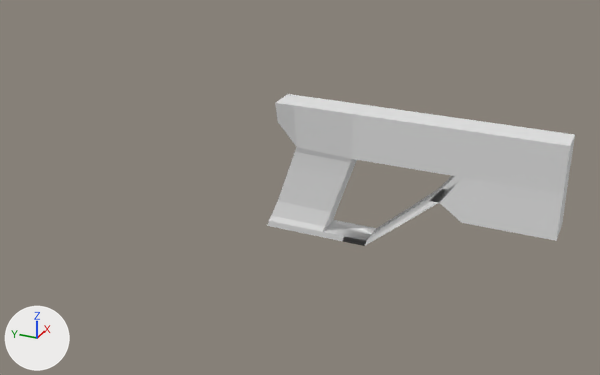
Renders of the FBX model Assets/Models/Player/blaster.fbx from each side of a commit.
The view is the same before and after, from a camera (50 mm lens) standing at (-0.896, -2.175, 1.277) and looking at (0.526, -1.536, 0.566). Arrows for +X, +Y and +Z are at lower left; the lights stay in place.
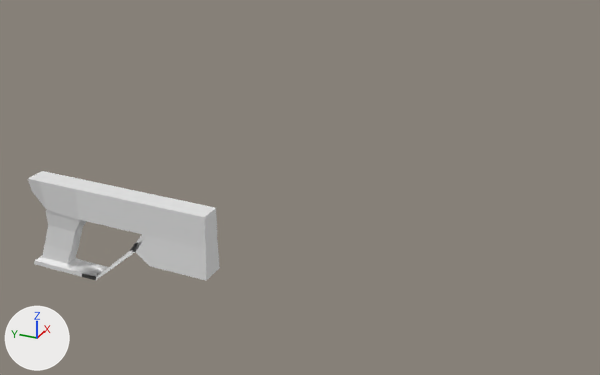
Boxes (x1, y1, x2, y2) around the edits, measured in the pictures (600 x 375 px; the box of a moved part takes in the faces that stretch with it):
'Cube', reshaped, moved, turned
    before: (267, 94, 575, 246)
    after: (28, 171, 220, 280)
part 1 of me_cube_005, moved or reshaped
    before: (269, 152, 357, 232)
    after: (35, 213, 86, 270)

Edits to the bpy script that builds the scene:
```text
Change me_cube_005:
    where me_cube_005.from_pydata(...)  # 68 vertices, 70 faces; spans x -3.1..3.1, y -8.8..15.5, z -9.3..42.1
    used by ob_cube; location = (0.362, -1.647, 0.659); rotation_euler = (1.571, 0.0, 0.0), in degrees (90, 0, 0); scale = (0.01, 0.01, 0.01)
    me_cube_005 part 1
    me_cube_005.vertices[48].co: (-1.4, -3.9, -7.6) -> (-1.1, -3.1, -6.2)  # pixel (277, 200) -> pixel (44, 244)
    me_cube_005.vertices[49].co: (-1.4, -0.1, -6.3) -> (-1.1, -0.1, -5.2)  # pixel (283, 183) -> pixel (46, 234)
    me_cube_005.vertices[50].co: (-1.4, 3.6, -5.0) -> (-1.1, 2.9, -4.1)  # pixel (290, 165) -> pixel (48, 224)
    me_cube_005.vertices[51].co: (2.0, -3.9, 3.2) -> (1.6, -3.1, 2.3)  # pixel (339, 204) -> pixel (78, 246)
    me_cube_005.vertices[52].co: (2.0, -0.1, 4.5) -> (1.6, -0.1, 3.4)  # pixel (346, 186) -> pixel (80, 236)
    me_cube_005.vertices[53].co: (2.0, 3.6, 5.8) -> (1.6, 2.9, 4.4)  # pixel (353, 168) -> pixel (82, 227)
    me_cube_005.vertices[54].co: (1.4, 3.6, -5.0) -> (1.1, 2.9, -4.1)
    me_cube_005.vertices[55].co: (1.4, -0.1, -6.3) -> (1.1, -0.1, -5.2)
    me_cube_005.vertices[56].co: (1.4, -3.9, -7.6) -> (1.1, -3.1, -6.2)
    me_cube_005.vertices[57].co: (-2.0, 3.6, 5.8) -> (-1.6, 2.9, 4.4)  # pixel (345, 176) -> pixel (74, 232)
    me_cube_005.vertices[58].co: (-2.0, -0.1, 4.5) -> (-1.6, -0.1, 3.4)  # pixel (338, 194) -> pixel (72, 242)
    me_cube_005.vertices[59].co: (-2.0, -3.9, 3.2) -> (-1.6, -3.1, 2.3)  # pixel (330, 212) -> pixel (70, 252)
    me_cube_005.vertices[60].co: (2.2, -6.8, -8.6) -> (1.6, -6.8, -7.2)
    me_cube_005.vertices[61].co: (-2.2, -6.8, 2.2) -> (-1.6, -6.8, 0.8)  # pixel (325, 226) -> pixel (67, 263)
    me_cube_005.vertices[62].co: (-2.2, -6.8, -8.6) -> (-1.6, -6.8, -7.2)  # pixel (271, 215) -> pixel (42, 257)
    me_cube_005.vertices[63].co: (2.2, -6.8, 2.2) -> (1.6, -6.8, 0.8)  # pixel (334, 216) -> pixel (75, 257)
Change ob_cube:
    ob_cube.location: (0.362, -1.647, 0.659) -> (0.543, -0.887, 0.304)
    ob_cube.rotation_euler: (1.571, 0.0, 0.0) -> (1.577, 0.0, -0.00232)  # degrees (90, 0, 0) -> degrees (90, 0, -0.1)
```
